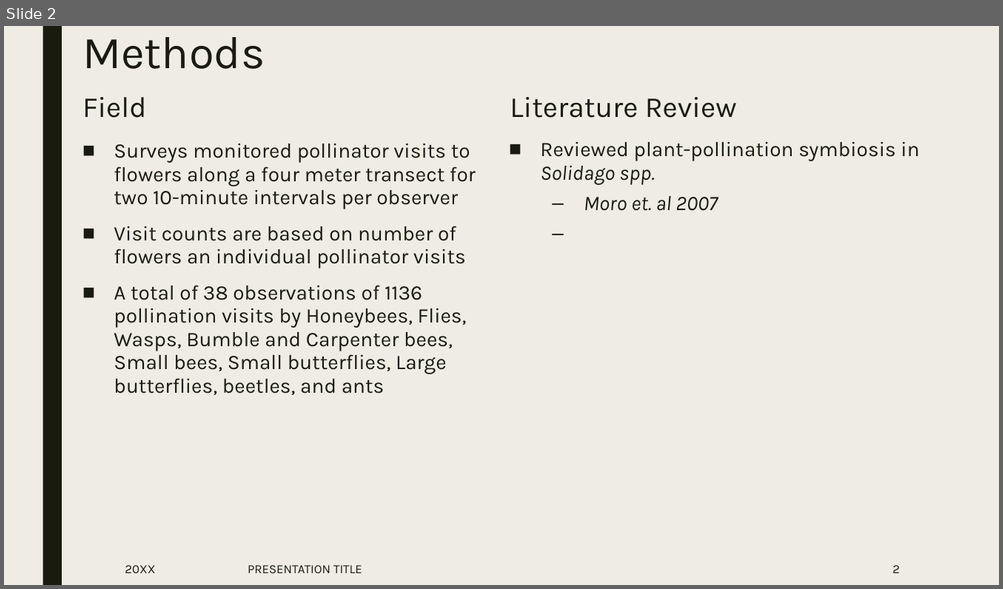
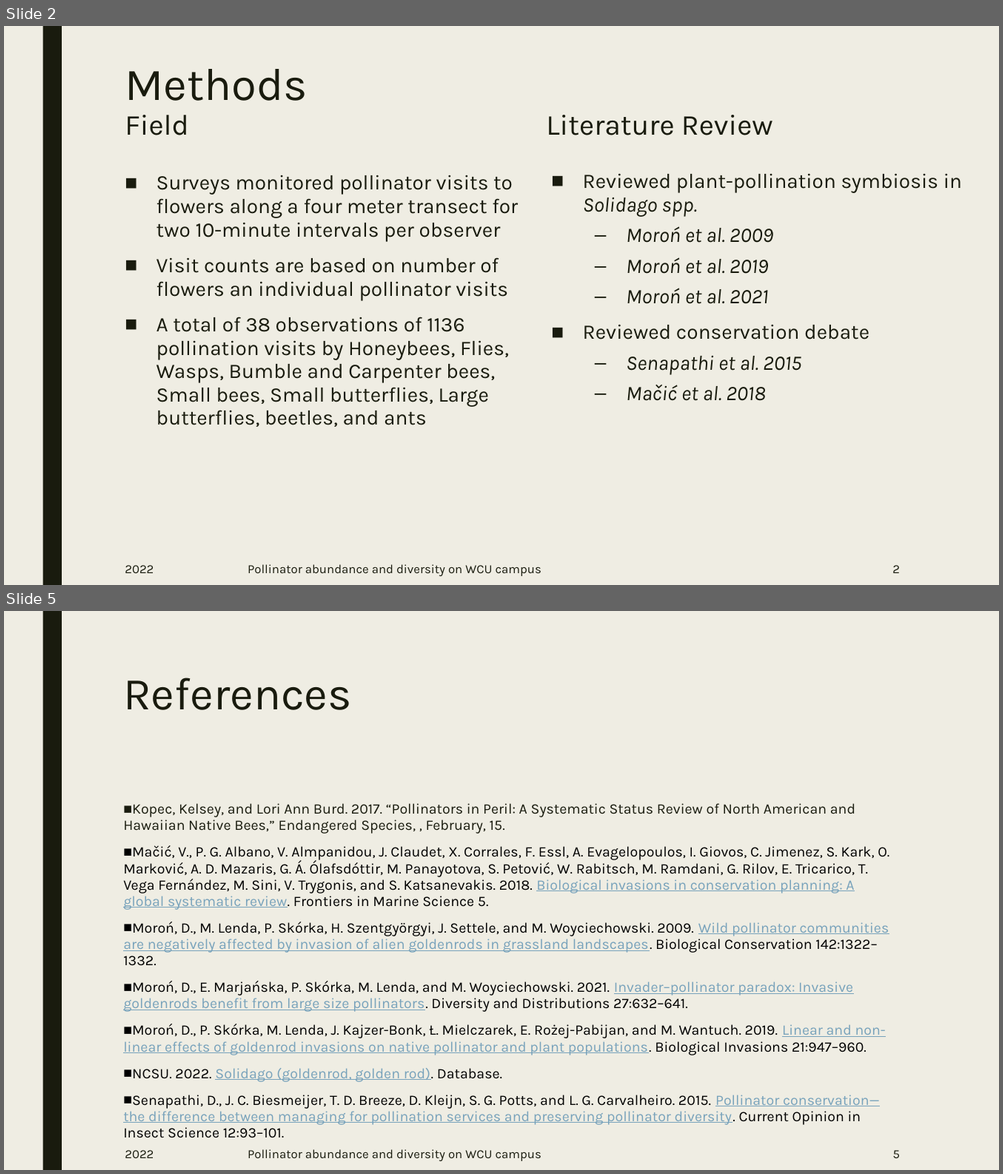
Before and after one commit to nottedy94/COAD-Final, a slide deck: Pollinator abundance survey.pptx. Shown one above the other, each under a label of ours: slide 2 before the commit, slides 2 and 5 after it; the slides between them are not shown. The pictures are 1003x589 and 1003x1174 pixels, drawn with LibreOffice and Linux fonts; fonts in the diff are those of the drawing. Boxes give left, top, right and bottom in pixels: in the first picture for what was removed or moved away, otherwise in the second. Text is boxed around its words. In the diff, an @@ line names an element or a change of style, - is before the commit and + after.

```diff
--- a/Pollinator abundance survey.pptx
+++ b/Pollinator abundance survey.pptx
@@ slide 5 added at [4, 611, 999, 1170], background #EFEDE3; not listed: 1 template element that a slide beside it also shows @@
@@ title added at [123, 678, 352, 710], 44 pt, text #191B0E @@
+References
@@ text added at [123, 803, 889, 1139], 14 pt, text #000000 @@
+■ Kopec, Kelsey, and Lori Ann Burd. 2017. “Pollinators in Peril: A Systematic Status Review of North American and Hawaiian Native Bees,” Endangered Species, , February, 15.
+■ Mačić, V., P. G. Albano, V. Almpanidou, J. Claudet, X. Corrales, F. Essl, A. Evagelopoulos, I. Giovos, C. Jimenez, S. Kark, O. Marković, A. D. Mazaris, G. Á. Ólafsdóttir, M. Panayotova, S. Petović, W. Rabitsch, M. Ramdani, G. Rilov, E. Tricarico, T. Vega Fernández, M. Sini, V. Trygonis, and S. Katsanevakis. 2018. Biological invasions in conservation planning: A global systematic review. Frontiers in Marine Science 5.
+■ Moroń, D., M. Lenda, P. Skórka, H. Szentgyörgyi, J. Settele, and M. Woyciechowski. 2009. Wild pollinator communities are negatively affected by invasion of alien goldenrods in grassland landscapes. Biological Conservation 142:1322–1332.
+■ Moroń, D., E. Marjańska, P. Skórka, M. Lenda, and M. Woyciechowski. 2021. Invader–pollinator paradox: Invasive goldenrods benefit from large size pollinators. Diversity and Distributions 27:632–641.
+■ Moroń, D., P. Skórka, M. Lenda, J. Kajzer-Bonk, Ł. Mielczarek, E. Rożej-Pabijan, and M. Wantuch. 2019. Linear and non-linear effects of goldenrod invasions on native pollinator and plant populations. Biological Invasions 21:947–960.
+■ NCSU. 2022. Solidago (goldenrod, golden rod). Database.
+■ Senapathi, D., J. C. Biesmeijer, T. D. Breeze, D. Kleijn, S. G. Potts, and L. G. Carvalheiro. 2015. Pollinator conservation—the difference between managing for pollination services and preserving pollinator diversity. Current Opinion in Insect Science 12:93–101.
@@ text added at [125, 1150, 153, 1159], 12 pt, text #191B0E @@
+2022
@@ text added at [247, 1150, 541, 1162], 12 pt, text #191B0E @@
+Pollinator abundance and diversity on WCU campus
@@ page number added at [893, 1150, 899, 1159], 12 pt, text #191B0E @@
+5
@@ slide 2 changed as well @@
@@ 2 texts, 1 title: place and size @@
-2 texts, 1 title at [82, 37, 919, 395]
+2 texts, 1 title at [125, 69, 962, 427]
@@ text at [583, 227, 869, 401]: text changed @@
-  – Moro et. al 2007
+  – Moroń et al. 2009
+  – Moroń et al. 2019
+  – Moroń et al. 2021
+■ Reviewed conservation debate
+  – Senapathi et al. 2015
+  – Mačić et al. 2018
@@ text at [125, 565, 153, 574]: text changed @@
-20XX
+2022
@@ text at [247, 565, 541, 577]: text changed @@
-PRESENTATION TITLE
+Pollinator abundance and diversity on WCU campus
```
Also in this commit, not shown: 1 other slide changed, 2 other slides added, 2 slides removed, 4 other files.
